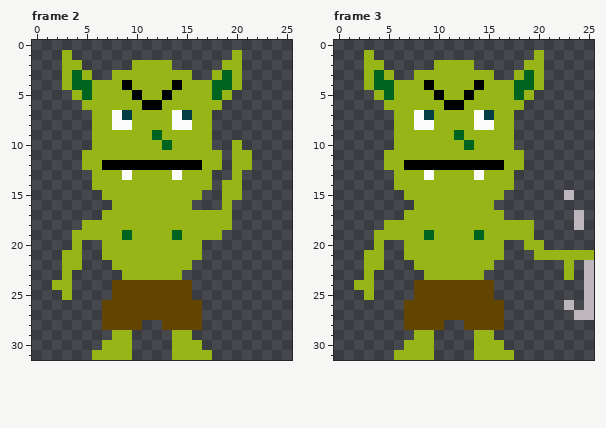
Two states of a pixel-art file, Assets/Sprites/Goblin.aseprite. Above is the file before it was changed.
200x200 pixels, 4 frames. Shown: frame 2, frame 3. The old version is drawn lined up with the new one, on the new canvas.
Now the later version:
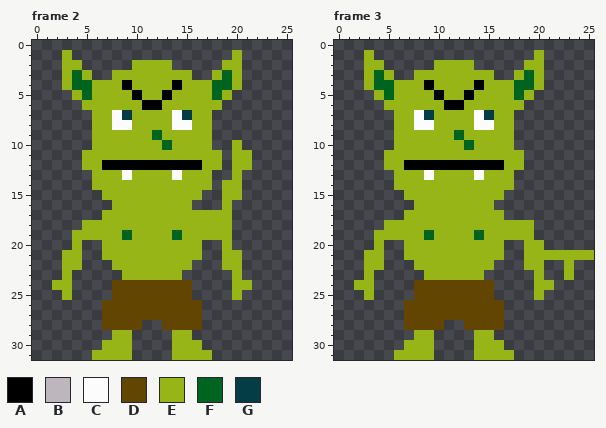
Palette (. is transparent): A #000000  B #bdb7bd  C #fcfcfc  D #624500  E #97b516  F #006421  G #043d46
What changed:
canvas 200x200 -> 26x32, the old top-left corner now at -30,-164 (the part of the old canvas that was cut away was empty and is not shown)
Frame 2:
The edit adds colour E in rows 19 to 20 at x 19; in rows 21 to 22 at x 19 to 20; in row 23 at x 20; in row 24 at x 20 to 21; in row 25 at x 20.
Frame 3:
The edit adds colour E in row 21 at x 19; in row 22 at x 19 to 20; in row 23 at x 20; in row 24 at x 20 to 21; in row 25 at x 20.
The author cleared colour B in row 15 at x 23; in rows 17 to 18 at x 24; in rows 22 to 25 at x 25; in row 26 at x 23 and 25; in row 27 at x 24 to 25.
